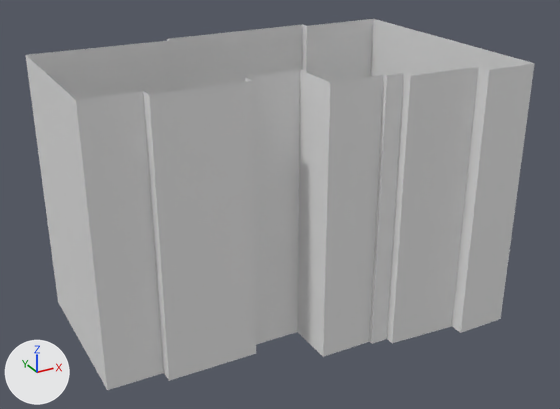
Before and after pictures for a commit that changed the OBJ model osmunity/osm-unity/Assets/Way_140.obj.
The view is the same before and after, from a 50 mm lens placed at (-21.8, -32.9, 24.2), pointed at (-2.8, 1.6, 6.9). The lights are fixed; the arrows at lower left show +X, +Y and +Z. Where no turn or scale is listed for an object, it has been applied to the vertices. Vertices at the same position are counted once.

Names of what the first picture shows: 'Way_140'.
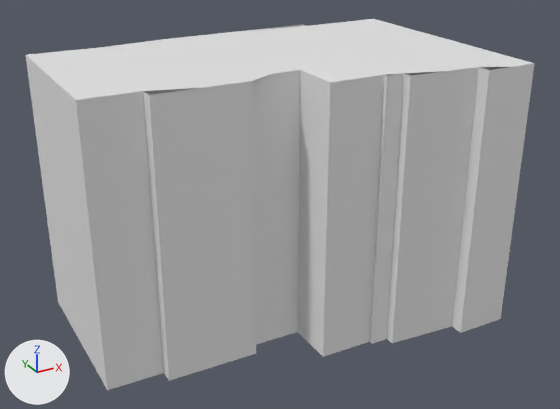
Where the change shows, as pixel boxes [x1, y1, x2, y2] in the pictures (560 x 409 px):
part 1 of me_way_140, added
    after: [26, 19, 533, 100]

What changed in the scene script:
```text
Change me_way_140:
    used by ob_way_140; location = (0.0, 0.0, 0.0)
    remove me_way_140.from_pydata(...)  # 42 vertices, 42 faces; spans x -14.0..8.0, y -5.2..9.3, z 0.0..15.0
    add me_way_140.from_pydata(...)  # 70 vertices, 93 faces; spans x -14.0..8.0, y -5.2..9.3, z 0.0..15.0
    me_way_140 part 1
    28 vertices are added at x -14.0..8.0, y -5.2..9.3, z 15.0
    51 new faces join them
```
